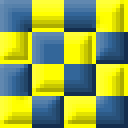
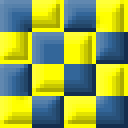
The second (128, 128) image is a revision of the first. Changes to its layers:
painted on "Bricks" over [60, 0, 64, 28]
